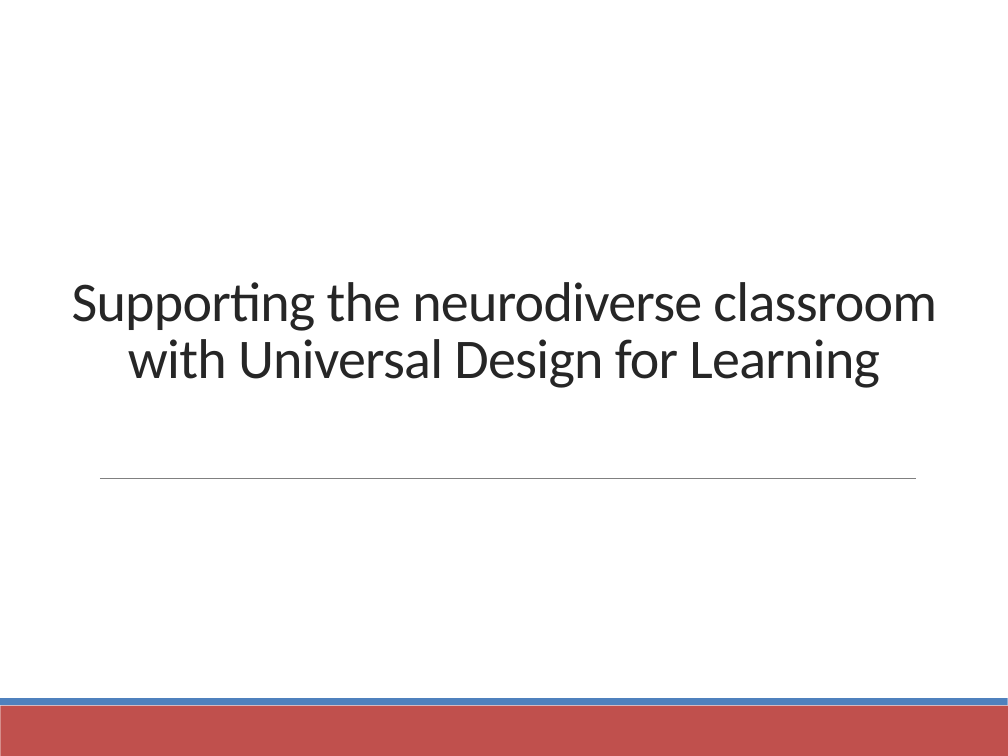
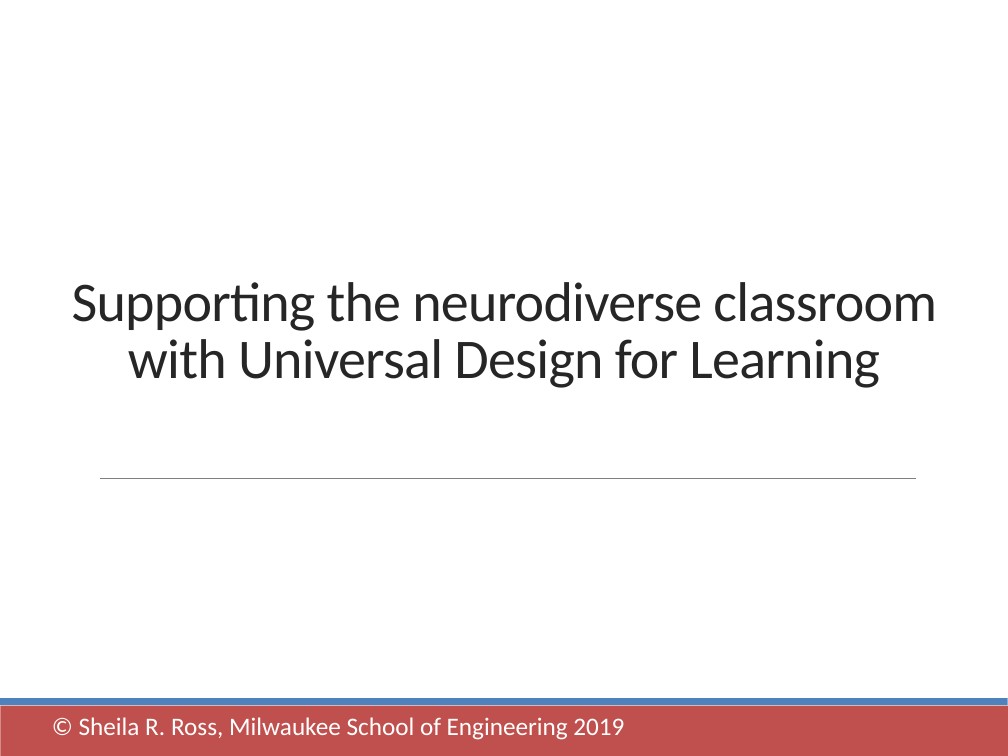
Before and after one commit to sheilarross/sheilarross.github.io, a slide deck: slide 1 of Universal_Design_Workshop_Slides.pptx. Drawn at 1008x756 pixels with LibreOffice and Linux fonts; fonts in the diff are those of the drawing. Boxes give left, top, right and bottom in pixels: in the first picture for what was removed or moved away, otherwise in the second. Text is boxed around its words. In the diff, an @@ line names an element or a change of style, - is before the commit and + after.

```diff
--- a/Universal_Design_Workshop_Slides.pptx
+++ b/Universal_Design_Workshop_Slides.pptx
@@ text added at [79,717,624,740], 18 pt, text #FFFFFF @@
+© Sheila R. Ross, Milwaukee School of Engineering 2019
```
Also in this commit, not shown: 1 other file.
